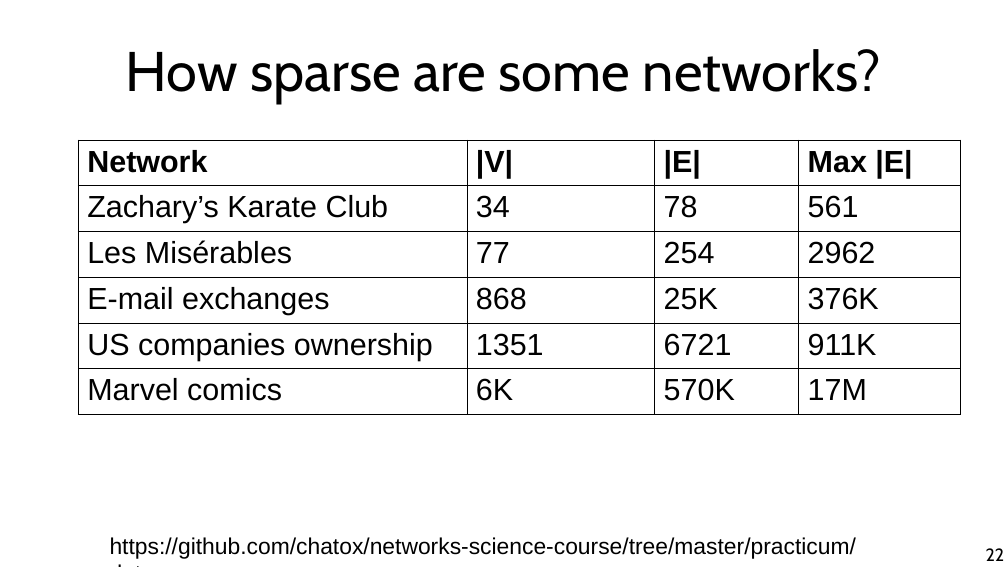
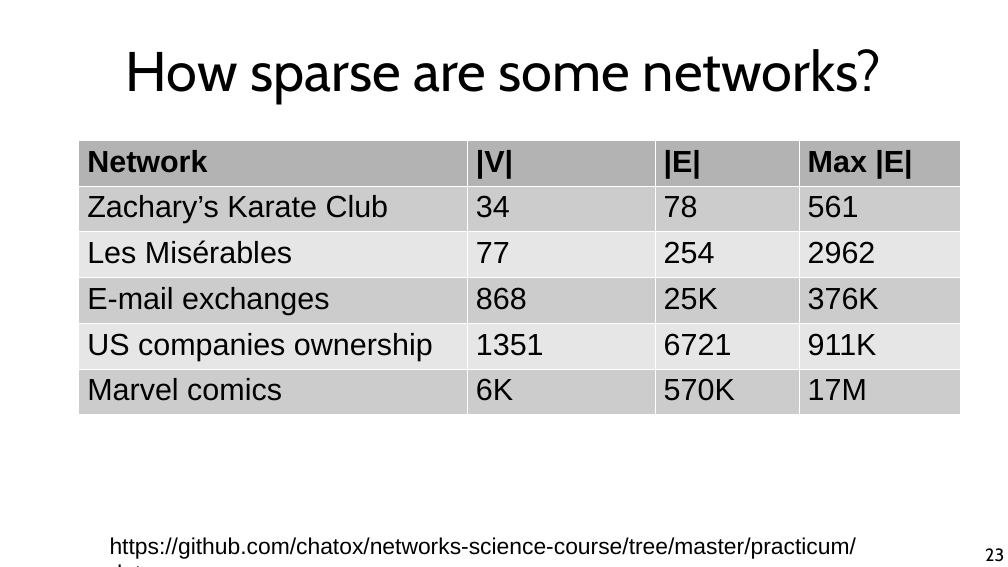
Before and after one commit to chatox/networks-science-course, a slide deck: slide 23 of theory/tt02_graph_theory_basics.odp (slide 22 before the commit). Drawn at 1008x567 pixels with LibreOffice and Linux fonts; fonts in the diff are those of the drawing. Boxes give left, top, right and bottom in pixels: in the first picture for what was removed or moved away, otherwise in the second. Text is boxed around its words. In the diff, an @@ line names an element or a change of style, - is before the commit and + after.

Commit message:
Random and scale-free networks

```diff
--- a/theory/tt02_graph_theory_basics.odp
+++ b/theory/tt02_graph_theory_basics.odp
@@ table at (x1=79, y1=140, x2=960, y2=405) @@
@@ fill none to #B3B3B3 in row 1 @@
@@ fill none to #CCCCCC in 12 cells @@
@@ fill none to #E6E6E6 in 8 cells @@
@@ borders changed @@
@@ page number at (x1=985, y1=548, x2=1004, y2=562): text changed @@
-22
+23
```
Also in this commit, not shown: 1 other slide changed, 1 slide added.
